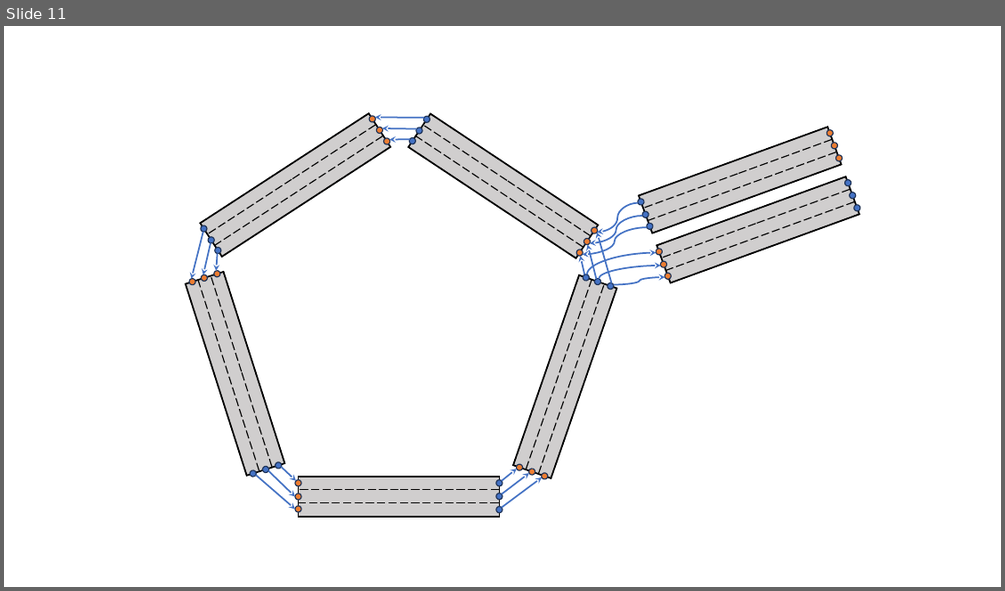
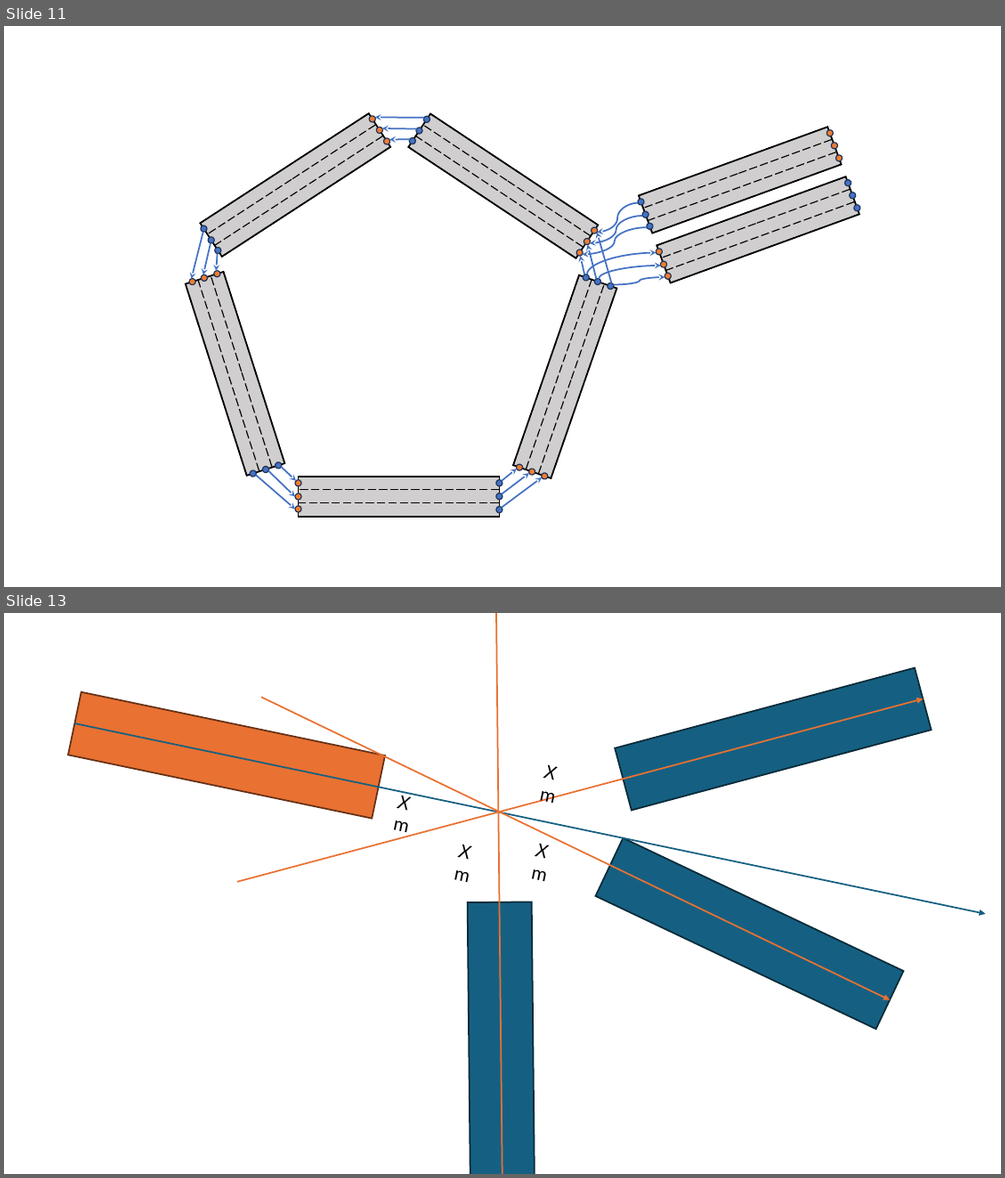
Before and after one commit to coenig/very-fast-math, a slide deck: examples/UrbanTopologies.pptx. Shown one above the other, each under a label of ours: slide 11 before the commit, slides 11 and 13 after it; the slides between them are not shown. The pictures are 1005x591 and 1005x1178 pixels, drawn with LibreOffice and Linux fonts; fonts in the diff are those of the drawing. Boxes give left, top, right and bottom in pixels: in the first picture for what was removed or moved away, otherwise in the second. Text is boxed around its words. In the diff, an @@ line names an element or a change of style, - is before the commit and + after.

```diff
--- a/examples/UrbanTopologies.pptx
+++ b/examples/UrbanTopologies.pptx
@@ slide 13 added at (x1=4, y1=613, x2=1001, y2=1174), background #FFFFFF @@
@@ group added at (x1=68, y1=613, x2=986, y2=1174): 4 rectangles, 4 arrows, 4 texts @@
+X m
+X m
+X m
+X m
```
Also in this commit, not shown: 1 slide changed, 1 other slide added.
